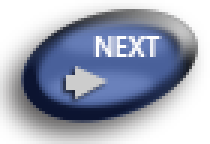
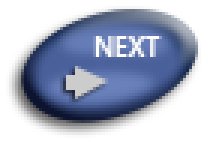
Two versions of the same layered image (210×144). Layer-by-layer changes:
pixels changed over [left=0, top=0, right=207, bottom=144] (layer not identified)
